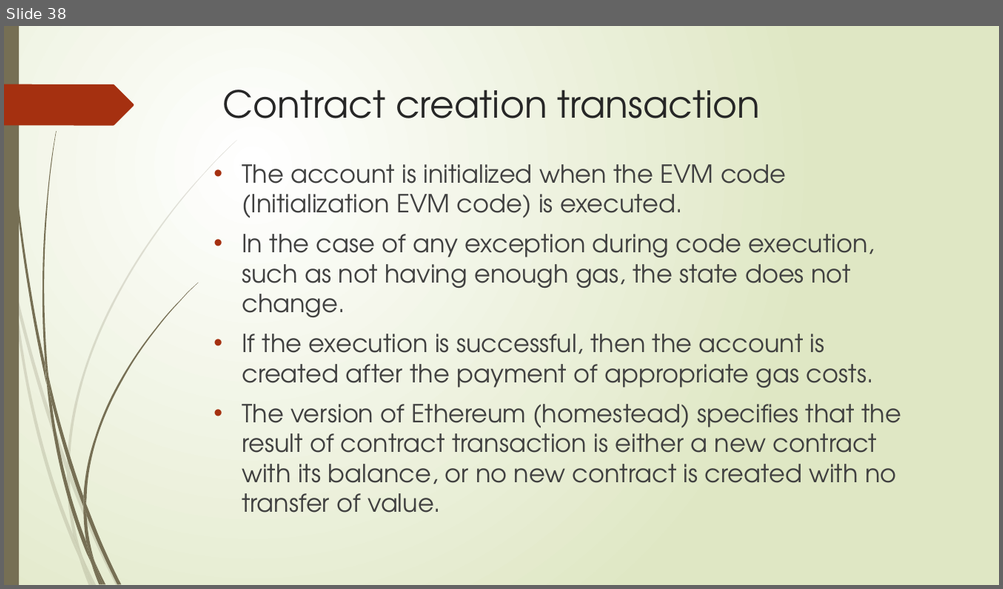
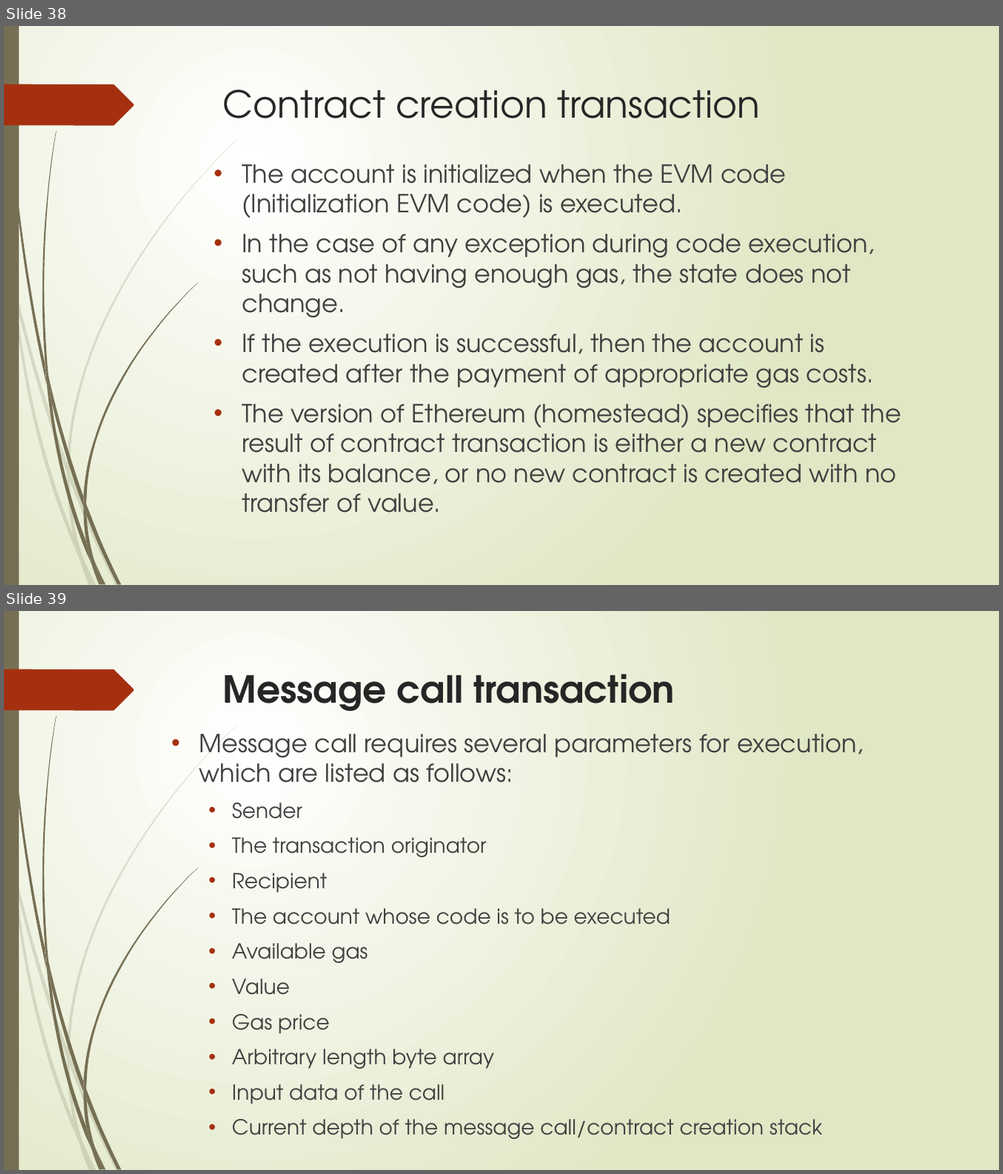
Before and after one commit to sarangparikh22/nmit-blockchain, a slide deck: Distributed Systems 101/Ethereum 101.pptx. Shown one above the other, each under a label of ours: slide 38 before the commit, slides 38 and 39 after it. The pictures are 1003x589 and 1003x1174 pixels, drawn with LibreOffice and Linux fonts; fonts in the diff are those of the drawing. Boxes give left, top, right and bottom in pixels: in the first picture for what was removed or moved away, otherwise in the second. Text is boxed around its words. In the diff, an @@ line names an element or a change of style, - is before the commit and + after.

```diff
--- a/Distributed Systems 101/Ethereum 101.pptx
+++ b/Distributed Systems 101/Ethereum 101.pptx
@@ slide 39 added at [4,611,999,1170], background gradient #FFFFFF to #DFE8C4; not listed: 24 template elements that a slide beside it also shows @@
@@ title added at [223,674,674,711], 36 pt, text #262626, bold @@
+Message call transaction
@@ text added at [199,734,863,1139], 20 pt, text #404040 @@
+• Message call requires several parameters for execution, which are listed as follows:
+  • Sender
+  • The transaction originator
+  • Recipient
+  • The account whose code is to be executed
+  • Available gas
+  • Value
+  • Gas price
+  • Arbitrary length byte array
+  • Input data of the call
+  • Current depth of the message call/contract creation stack
```
Also in this commit, not shown: 4 slides changed, 90 other slides added, 1 other file.
